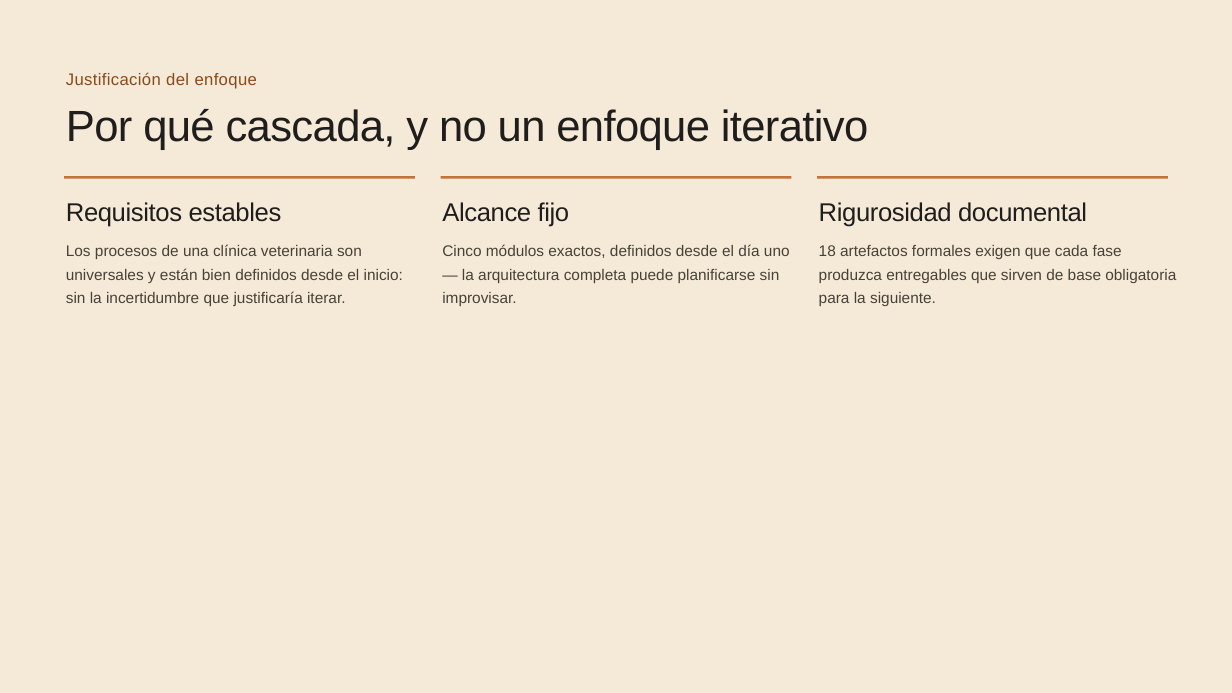
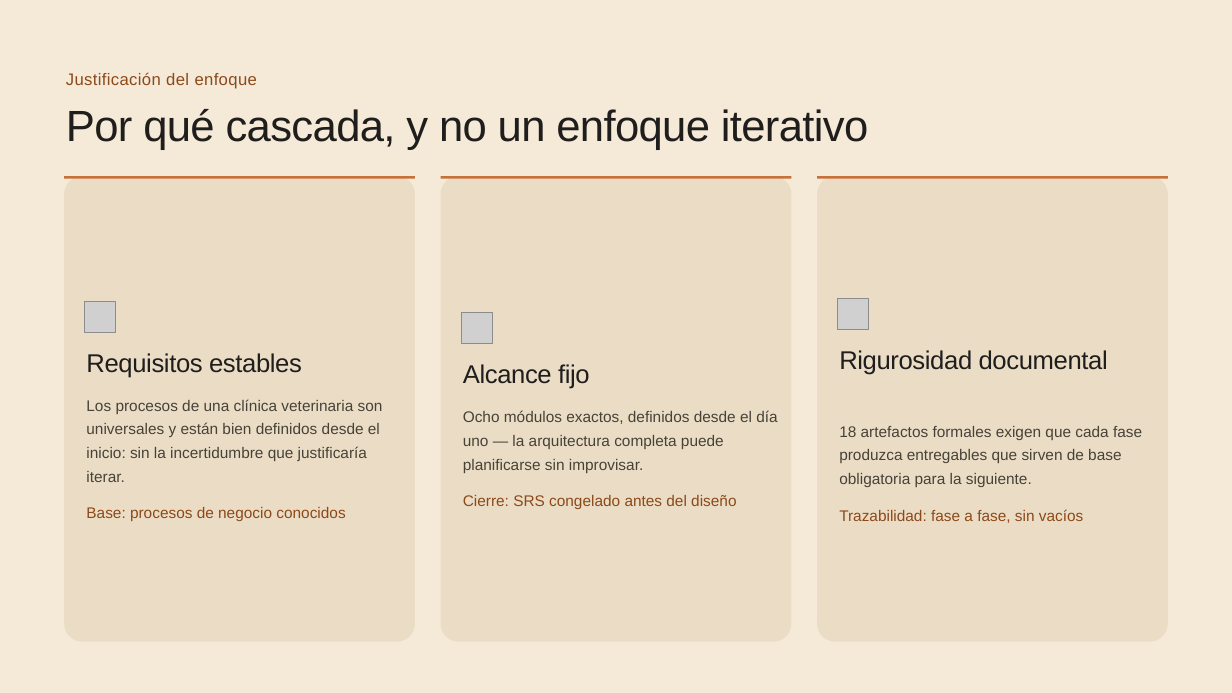
Before and after one commit to DarwinDevCode/Proyect-VetCare, a slide deck: slide 7 of Proyecto_VetCare__Desarrollo_y_metodolog_a.pptx. Drawn at 1232x693 pixels with LibreOffice and Linux fonts; fonts in the diff are those of the drawing; grey boxes stand for pictures. Boxes give left, top, right and bottom in pixels: in the first picture for what was removed or moved away, otherwise in the second. Text is boxed around its words. In the diff, an @@ line names an element or a change of style, - is before the commit and + after.

```diff
--- a/Proyecto_VetCare__Desarrollo_y_metodolog_a.pptx
+++ b/Proyecto_VetCare__Desarrollo_y_metodolog_a.pptx
@@ rounded rectangle added at bbox=[64, 176, 415, 642], fill #EBDDC5 @@
@@ rounded rectangle added at bbox=[440, 176, 791, 642], fill #EBDDC5 @@
@@ rounded rectangle added at bbox=[817, 176, 1167, 642], fill #EBDDC5 @@
@@ picture added at bbox=[838, 298, 869, 329] @@
@@ picture added at bbox=[85, 301, 116, 332] @@
@@ picture added at bbox=[461, 313, 492, 344] @@
@@ text "Requisitos estables": place and size @@
-text "Requisitos estables" at bbox=[66, 202, 282, 227]
+text "Requisitos estables" at bbox=[86, 353, 302, 378]
@@ text "Alcance fijo": place and size @@
-text "Alcance fijo" at bbox=[442, 202, 570, 227]
+text "Alcance fijo" at bbox=[463, 364, 590, 389]
@@ text "Rigurosidad documental": place and size @@
-text "Rigurosidad documental" at bbox=[819, 202, 1087, 227]
+text "Rigurosidad documental" at bbox=[839, 350, 1108, 375]
@@ text "Los procesos de una clínica ..." rewrapped from bbox=[66, 244, 403, 306] to bbox=[86, 399, 383, 482] @@
@@ text at bbox=[463, 410, 777, 473]: text changed @@
-Cinco módulos exactos, definidos desde el día uno — la arquitectura completa puede planificarse sin improvisar.
+Ocho módulos exactos, definidos desde el día uno — la arquitectura completa puede planificarse sin improvisar.
@@ text "18 artefactos formales exigen que ..." rewrapped from bbox=[819, 245, 1176, 306] to bbox=[839, 426, 1142, 487] @@
@@ text added at bbox=[86, 507, 345, 521], 18 pt, text #8C491A @@
+Base: procesos de negocio conocidos
@@ text added at bbox=[463, 495, 736, 509], 18 pt, text #8C491A @@
+Cierre: SRS congelado antes del diseño
@@ text added at bbox=[839, 509, 1083, 523], 18 pt, text #8C491A @@
+Trazabilidad: fase a fase, sin vacíos
```
Also in this commit, not shown: 9 other slides changed, 1 slide added, 1 slide removed, 2 other files.
